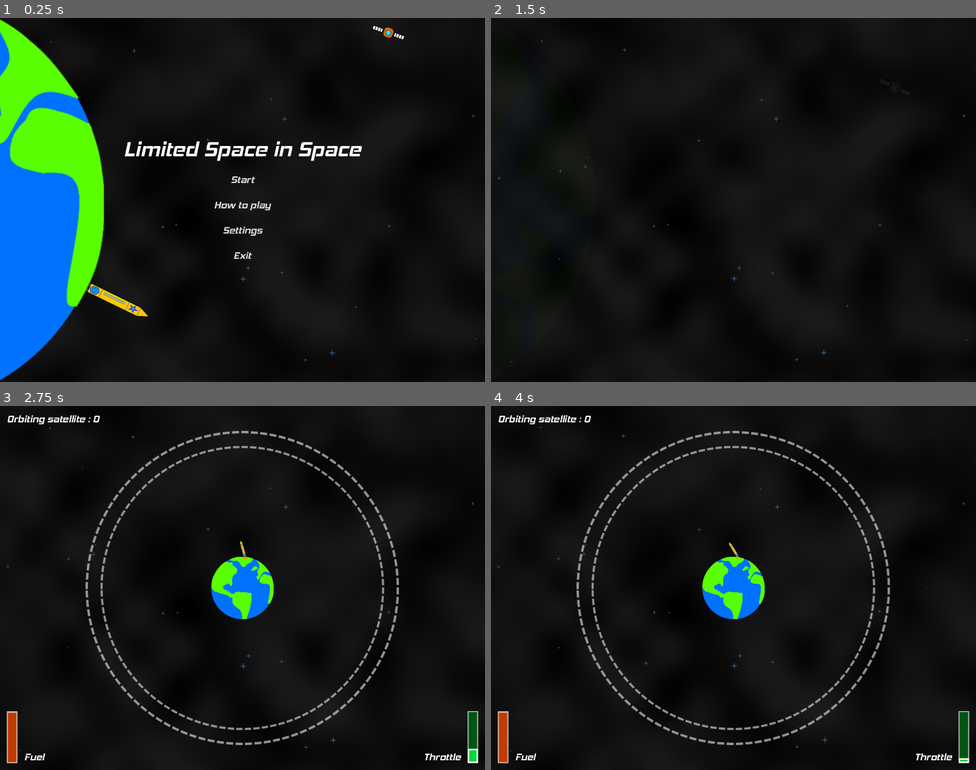
Above: before the commit, frames 1-4 (two rows, left to right).
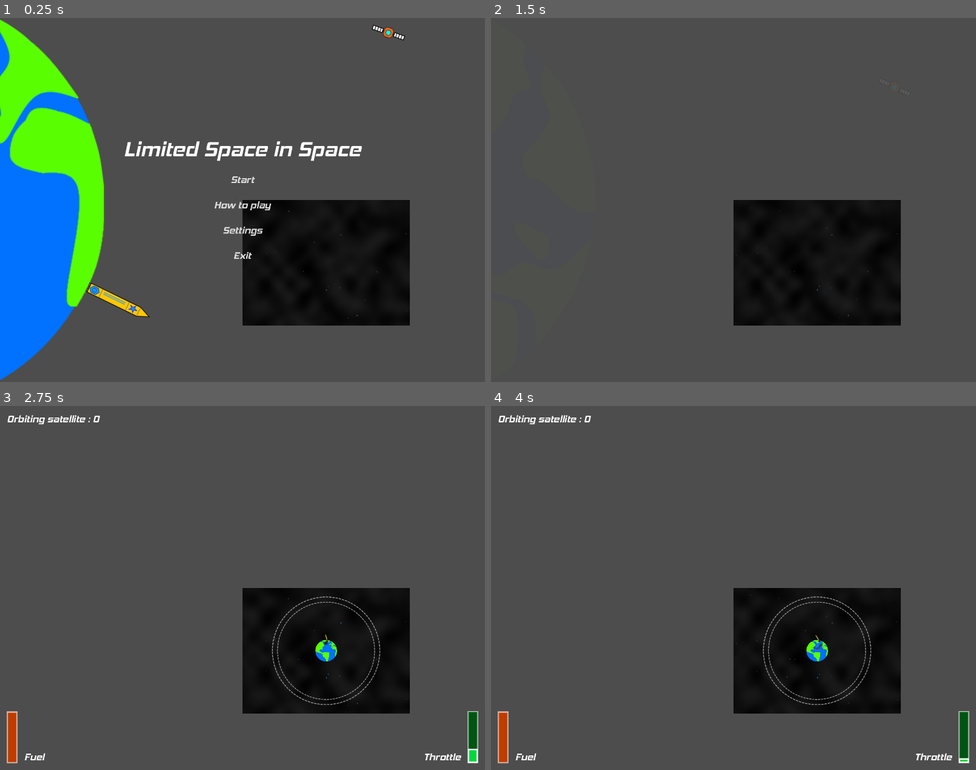
Above: after the commit, the same moments.

Repository: Fifut/Ludum-Dare-54
Game: Godot game, scene res://limited_space.tscn
Two runs of this game, one before a commit and one after it. Both use one fixed random seed, a clock stepped at 60 frames per second and the inputs below. Sound files missing from this copy of the repository are replaced by a short silence.
Inputs:
- Up to frame 1 (0.25 s): no input
- Up to frame 2 (1.5 s): click "Start" at 0.5 s; hold D (Right) from 1.28 s (still down); hold Up (Engine+) from 1.28 s (still down)
- Up to frame 3 (2.75 s): release D (Right) at 2.03 s; release Up (Engine+) at 2.03 s; hold A (Left) from 2.03 s (still down); tap Down (Engine-) at 2.1 s
- Up to frame 4 (4 s): tap Enter at 2.75 s; release A (Left) at 2.78 s; hold D (Right) from 2.78 s (still down); tap Space (EngineOff) at 2.85 s; tap Up (Engine+) at 3.6 s

The runs differ from the first frame. In frame 1, 72% of the frame differs, in the area x 0-100%, y 0-100%; in frame 2, 88%; in frame 3, 88%; in frame 4, 88%.

Commit message:
Rocket smoke Exit Area

Diff:
--- a/Game/game.tscn
+++ b/Game/game.tscn
@@ -1,9 +1,25 @@
-[gd_scene load_steps=5 format=3 uid="uid://2ct3bhyhscyi"]
+[gd_scene load_steps=9 format=3 uid="uid://2ct3bhyhscyi"]
 
 [ext_resource type="Script" path="res://Game/game.gd" id="1_my4gs"]
 [ext_resource type="PackedScene" uid="uid://csaep2lwxt17k" path="res://Menu/hud.tscn" id="2_dmtve"]
 [ext_resource type="PackedScene" uid="uid://bcaev7h3sosy5" path="res://Earth/earth.tscn" id="2_sv2hj"]
 [ext_resource type="PackedScene" uid="uid://thq4t6x13aq2" path="res://Menu/end_game.tscn" id="3_0lesb"]
+
+[sub_resource type="SegmentShape2D" id="SegmentShape2D_mniq0"]
+a = Vector2(-200, -400)
+b = Vector2(-200, 1400)
+
+[sub_resource type="SegmentShape2D" id="SegmentShape2D_8fv2c"]
+a = Vector2(-200, 1400)
+b = Vector2(1600, 1400)
+
+[sub_resource type="SegmentShape2D" id="SegmentShape2D_dqq7b"]
+a = Vector2(1600, 1400)
+b = Vector2(1600, -400)
+
+[sub_resource type="SegmentShape2D" id="SegmentShape2D_dotc1"]
+a = Vector2(-200, -400)
+b = Vector2(1600, -400)
 
 [node name="Game" type="Node2D"]
 script = ExtResource("1_my4gs")
@@ -25,3 +41,19 @@
 [node name="RocketMarker" type="Marker2D" parent="."]
 unique_name_in_owner = true
 position = Vector2(698, 408)
+
+[node name="ExitArea" type="Area2D" parent="."]
+collision_layer = 16
+collision_mask = 2
+
+[node name="CollisionShape1" type="CollisionShape2D" parent="ExitArea"]
+shape = SubResource("SegmentShape2D_mniq0")
+
+[node name="CollisionShape2" type="CollisionShape2D" parent="ExitArea"]
+shape = SubResource("SegmentShape2D_8fv2c")
+
+[node name="CollisionShape3" type="CollisionShape2D" parent="ExitArea"]
+shape = SubResource("SegmentShape2D_dqq7b")
+
+[node name="CollisionShape4" type="CollisionShape2D" parent="ExitArea"]
+shape = SubResource("SegmentShape2D_dotc1")
--- a/Rocket/rocket.gd
+++ b/Rocket/rocket.gd
@@ -18,6 +18,7 @@
 @onready var OrbitTimer : Timer = %OrbitTimer
 @onready var OrbitProgressBar : TextureProgressBar = %OrbitProgressBar
 @onready var RocketCPUParticles : CPUParticles2D = %RocketCPUParticles
+@onready var SmokeParticles : CPUParticles2D = %SmokeParticles
 @onready var ExplodeAudioStreamPlayer : AudioStreamPlayer = %ExplodeAudioStreamPlayer
 @onready var OrbitArea2D : Area2D = %OrbitArea2D
 
@@ -56,8 +57,12 @@
 	# Fire sprite
 	if engine > 0:
 		FireSprite.show()
+		SmokeParticles.emitting = true
+		SmokeParticles.initial_velocity_min = engine
+		SmokeParticles.initial_velocity_max = engine
 	else:
 		FireSprite.hide()
+		SmokeParticles.emitting = false
 
 	#Fuel
 	if engine > 0:
@@ -106,8 +111,9 @@
 	queue_free()
 
 
-func _on_collision_area_body_entered(body):
+func _on_collision_area_body_entered(_body):
 	set_process(false)
+	SmokeParticles.emitting = false
 	FireAudioStreamPlayer.stop()
 	OrbitProgressBar.hide()
 	RocketSprite.hide()
--- a/Rocket/rocket.tscn
+++ b/Rocket/rocket.tscn
@@ -6,6 +6,7 @@
 [ext_resource type="Texture2D" uid="uid://etrw6yq0kutg" path="res://Assets/Fire.png" id="3_hgt3j"]
 [ext_resource type="AudioStream" uid="uid://jndw3ampcf3s" path="res://Assets/Sound/Fire.wav" id="4_fw2rw"]
 [ext_resource type="AudioStream" uid="uid://cdwp5bjkruh5x" path="res://Assets/Sound/Boom.wav" id="6_ldsux"]
+[ext_resource type="Texture2D" uid="uid://dr65373fqaswb" path="res://Assets/Smoke.png" id="7_ahqw3"]
 
 [sub_resource type="RectangleShape2D" id="RectangleShape2D_r3xyi"]
 size = Vector2(6, 40)
@@ -17,6 +18,10 @@
 [sub_resource type="CapsuleShape2D" id="CapsuleShape2D_78p0x"]
 radius = 3.0
 height = 38.0
+
+[sub_resource type="Gradient" id="Gradient_gwtuu"]
+offsets = PackedFloat32Array(0.491694, 1)
+colors = PackedColorArray(0.172833, 0.172833, 0.172833, 1, 1, 1, 1, 0)
 
 [node name="Rocket" type="RigidBody2D"]
 collision_layer = 2
@@ -79,7 +84,7 @@
 
 [node name="CollisionArea" type="Area2D" parent="."]
 collision_layer = 2
-collision_mask = 8
+collision_mask = 24
 
 [node name="CollisionShape2D" type="CollisionShape2D" parent="CollisionArea"]
 position = Vector2(0, 3)
@@ -112,7 +117,26 @@
 stream = ExtResource("6_ldsux")
 volume_db = 3.0
 
+[node name="SmokeParticles" type="CPUParticles2D" parent="."]
+unique_name_in_owner = true
+position = Vector2(0, 35)
+emitting = false
+amount = 40
+lifetime = 3.0
+texture = ExtResource("7_ahqw3")
+direction = Vector2(0, 1)
+gravity = Vector2(0, 0)
+initial_velocity_min = 10.0
+initial_velocity_max = 10.0
+angular_velocity_min = -50.0
+angular_velocity_max = 50.0
+linear_accel_min = 10.0
+linear_accel_max = 20.0
+color = Color(1, 1, 1, 0.443137)
+color_ramp = SubResource("Gradient_gwtuu")
+
 [connection signal="area_entered" from="OrbitArea2D" to="." method="_on_orbit_area_entered"]
 [connection signal="area_exited" from="OrbitArea2D" to="." method="_on_orbit_area_exited"]
 [connection signal="timeout" from="OrbitTimer" to="." method="_on_orbit_timer_timeout"]
+[connection signal="area_entered" from="CollisionArea" to="." method="_on_collision_area_body_entered"]
 [connection signal="body_entered" from="CollisionArea" to="." method="_on_collision_area_body_entered"]
--- a/limited_space.tscn
+++ b/limited_space.tscn
@@ -24,5 +24,8 @@
 unique_name_in_owner = true
 stream = ExtResource("5_wyydf")
 
+[node name="Camera2D" type="Camera2D" parent="."]
+zoom = Vector2(0.345, 0.345)
+
 [connection signal="on_start" from="MenuCanvasLayer/MenuContainer" to="." method="_on_menu_container_on_start"]
 [connection signal="finished" from="IntroAudioStreamPlayer" to="." method="_on_intro_audio_stream_player_finished"]
--- a/project.godot
+++ b/project.godot
@@ -85,6 +85,7 @@
 2d_physics/layer_2="Rocket"
 2d_physics/layer_3="Orbit"
 2d_physics/layer_4="Satellite"
+2d_physics/layer_5="Exit"
 
 [rendering]
 
Binary file added: Assets/Smoke.png
Not shown, added: Assets/Smoke.png.import
Not shown: 1 places in Rocket/rocket.tscn that only renumber resources
Not shown, added: Assets/RAW/Smoke.pdn
